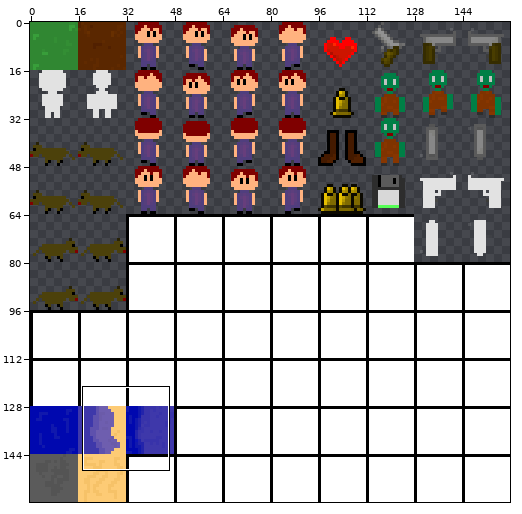
Sprite sheet: res/spritesheet.png. The first picture is a wide view before the edit; the outline marks the close-up.
Close-up. Old version:
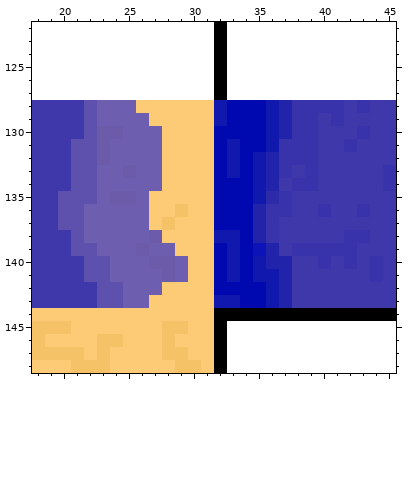
The file is 160x160 pixels. Pixels under 10% opacity are left out. Colours within 5 levels of each other are drawn and written as one. Shown: x 18..45, y 122..148.
Once edited:
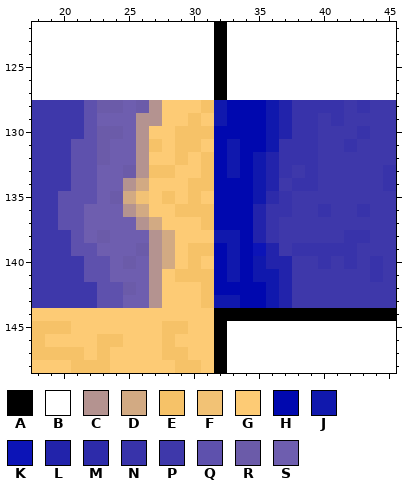
Palette (. is transparent): A #000000  B #ffffff  C #b49390  D #d2aa83  E #f6c268  F #f2c275  G #fdcb75  H #0008af  J #1018ad  K #0c14b7  L #2223ab  M #2d2baa  N #3833aa  P #3e38aa  Q #5e51ad  R #6b5ba9  S #6e5eaf
The exact change:
{"y":128,"x":23,"old":"SS","new":"RR"}
{"y":128,"x":26,"old":"GG","new":"RC"}
{"y":128,"x":31,"old":"G","new":"E"}
{"y":129,"x":26,"old":"SG","new":"CC"}
{"y":129,"x":30,"old":"G","new":"E"}
{"y":130,"x":26,"old":"SS","new":"CG"}
{"y":130,"x":29,"old":"GGG","new":"EEE"}
{"y":131,"x":26,"old":"SS","new":"CE"}
{"y":131,"x":29,"old":"GG","new":"EE"}
{"y":132,"x":26,"old":"SS","new":"CG"}
{"y":132,"x":29,"old":"G","new":"E"}
{"y":132,"x":31,"old":"G","new":"E"}
{"y":133,"x":26,"old":"SSG","new":"CEE"}
{"y":133,"x":31,"old":"G","new":"E"}
{"y":134,"x":25,"old":"SSS","new":"CDG"}
{"y":134,"x":30,"old":"GG","new":"EE"}
{"y":135,"x":25,"old":"RS","new":"DF"}
{"y":135,"x":28,"old":"G","new":"E"}
{"y":135,"x":30,"old":"G","new":"E"}
{"y":136,"x":25,"old":"SS","new":"CD"}
{"y":136,"x":30,"old":"GG","new":"EE"}
{"y":137,"x":26,"old":"SGE","new":"CDG"}
{"y":137,"x":31,"old":"G","new":"E"}
{"y":138,"x":23,"old":"S","new":"R"}
{"y":138,"x":27,"old":"RG","new":"CD"}
{"y":139,"x":27,"old":"SS","new":"CD"}
{"y":139,"x":30,"old":"GG","new":"EE"}
{"y":140,"x":25,"old":"S","new":"R"}
{"y":140,"x":27,"old":"RRSG","new":"CDGE"}
{"y":141,"x":27,"old":"SRSGG","new":"CGEEE"}
{"y":142,"x":25,"old":"S","new":"R"}
{"y":142,"x":27,"old":"S","new":"C"}
{"y":142,"x":31,"old":"G","new":"E"}
{"y":143,"x":27,"old":"G","new":"C"}
{"y":143,"x":31,"old":"G","new":"E"}
